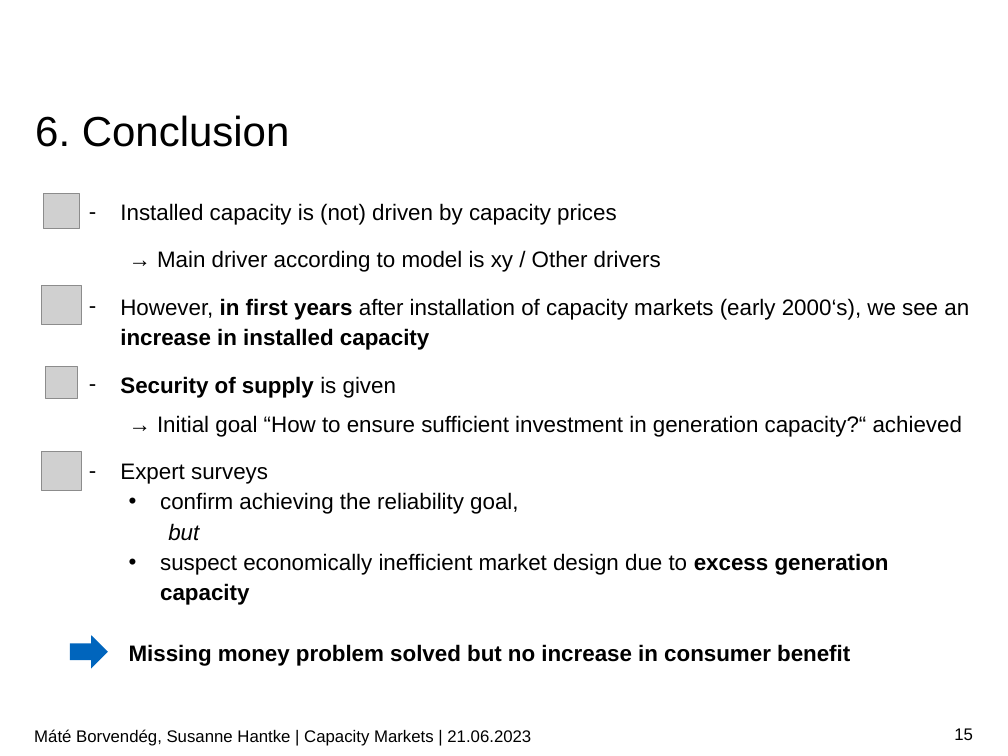
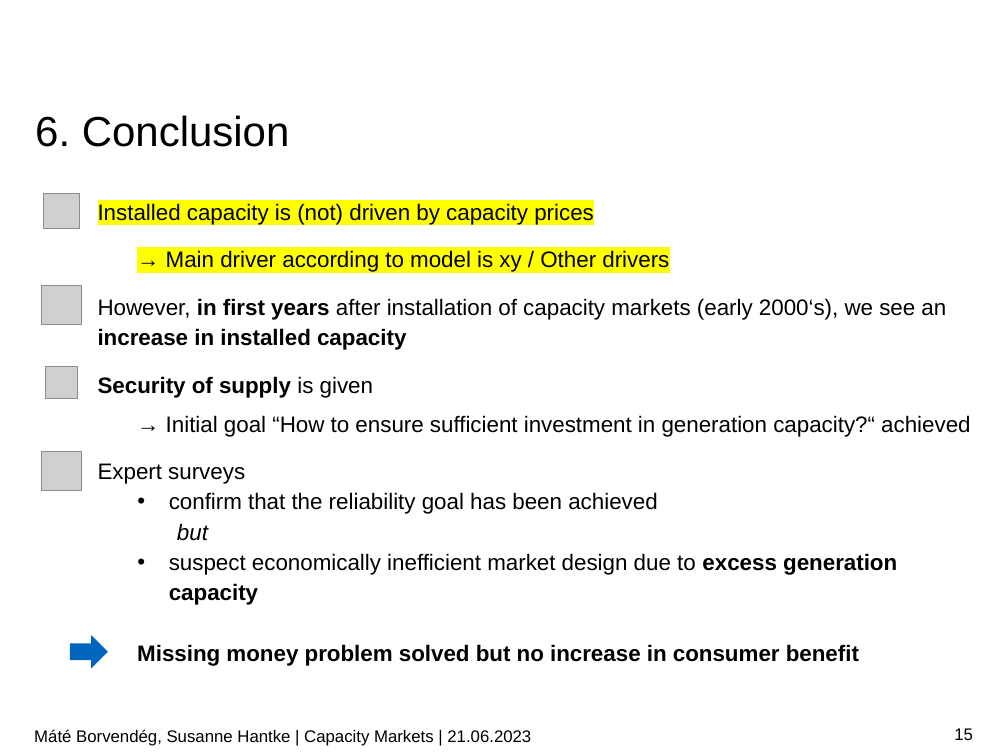
Before and after one commit to borvendegmate/tum_power_system_economics, a slide deck: slide 15 of Final_Presentation_Borvendeg_Hantke.pptx. Drawn at 1008x756 pixels with LibreOffice and Linux fonts; fonts in the diff are those of the drawing; grey boxes stand for pictures; background and template pictures are left out. Boxes give left, top, right and bottom in pixels: in the first picture for what was removed or moved away, otherwise in the second. Text is boxed around its words. In the diff, an @@ line names an element or a change of style, - is before the commit and + after.

```diff
--- a/Final_Presentation_Borvendeg_Hantke.pptx
+++ b/Final_Presentation_Borvendeg_Hantke.pptx
@@ text at <box>98,203,946,484</box>: highlight none to #FFFF00 in "Installed capacity is (not) driven by capacity ...", "→ Main driver according to model is ..."; bullet - to none @@
@@ text "Installed capacity is (not) driven ...": place and size @@
-text "Installed capacity is (not) driven ..." at <box>120,203,969,666</box>
+text "Installed capacity is (not) driven ..." at <box>98,203,970,666</box>
@@ text at <box>169,492,657,514</box>: text changed @@
-    • confirm achieving the reliability goal,
+    • confirm that the reliability goal has been achieved
```
Also in this commit, not shown: 11 other slides changed.
